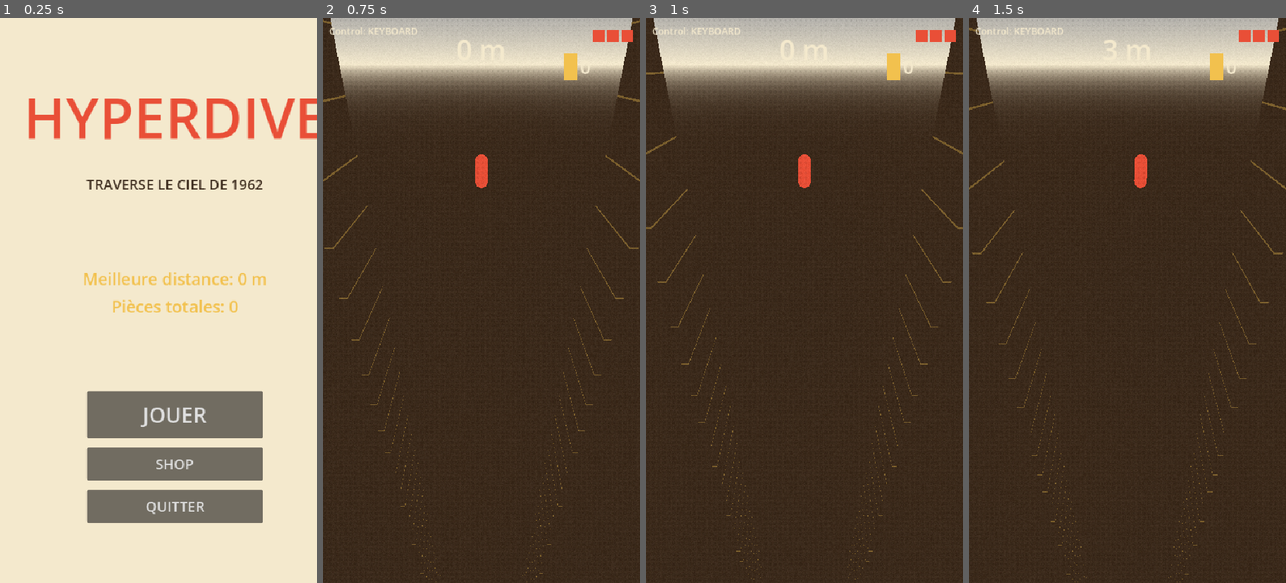
Above: before the commit, frames 1-4 (left to right).
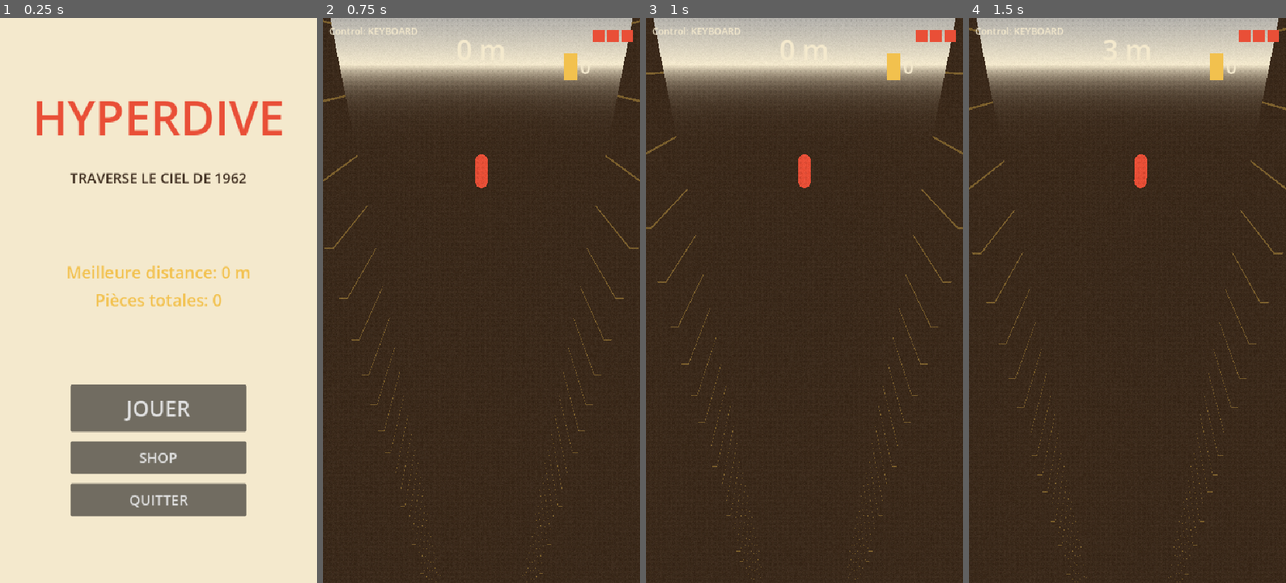
Above: after the commit, the same moments.

Repository: quvntvn/Hyperdive
Game: Godot game, scene res://scenes/ui/main_menu.tscn
Same seed, same stepped clock (60 frames per second), same inputs: the game is played once before the commit and once after it.
Inputs (mouse positions are in pixels of both pictures, inside the frame that each line leads up to):
- Up to frame 1 (0.25 s): no input
- Up to frame 2 (0.75 s): click "JOUER" at 0.5 s
- Up to frame 3 (1 s): no input
- Up to frame 4 (1.5 s): tap Enter at 1.25 s; move the mouse to (1197, 272) at 1.27 s; hold D (move_right) from 1.28 s (still down); tap 1 at 1.35 s; click (1197, 272) at 1.42 s

The runs differ from the first frame. In frame 1, 13% of the frame differs, in the area x 8-100%, y 14-90%; in frame 2, nothing differs; in frame 3, nothing differs; in frame 4, nothing differs.

Commit message:
tune(ui): titre HYPERDIVE réduit à 80px et auto-fit pour ne pas être coupé
Co-Authored-By: Claude Sonnet 4.6 <noreply@anthropic.com>

Diff:
--- a/hyperdive/scenes/ui/main_menu.tscn
+++ b/hyperdive/scenes/ui/main_menu.tscn
@@ -25,8 +25,10 @@
 
 [node name="TitleLabel" type="Label" parent="Layout"]
 text = "HYPERDIVE"
+clip_text = false
 horizontal_alignment = 1
-theme_override_font_sizes/font_size = 96
+autowrap_mode = 0
+theme_override_font_sizes/font_size = 80
 theme_override_colors/font_color = Color(0.914, 0.310, 0.216, 1)
 
 [node name="SubtitleLabel" type="Label" parent="Layout"]
